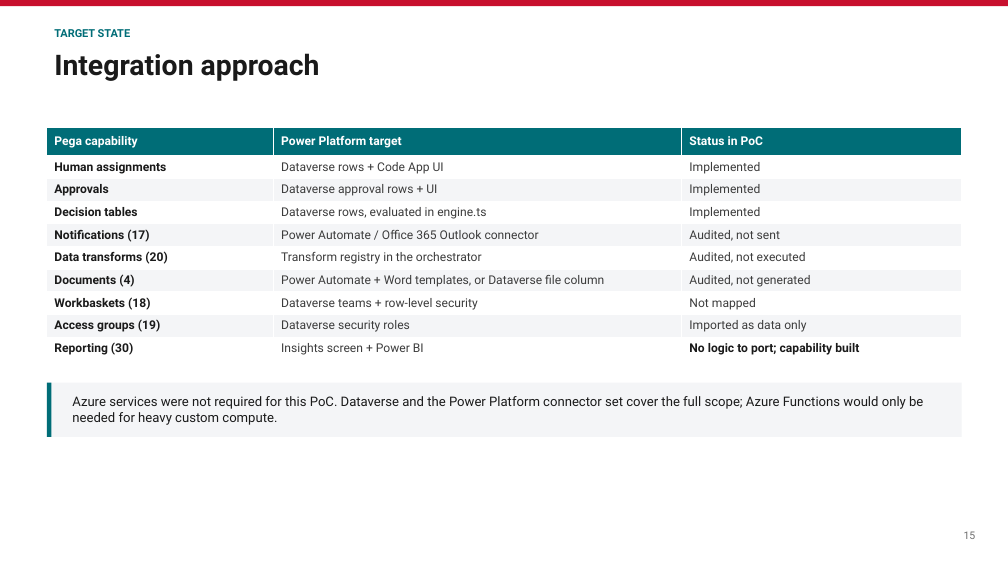
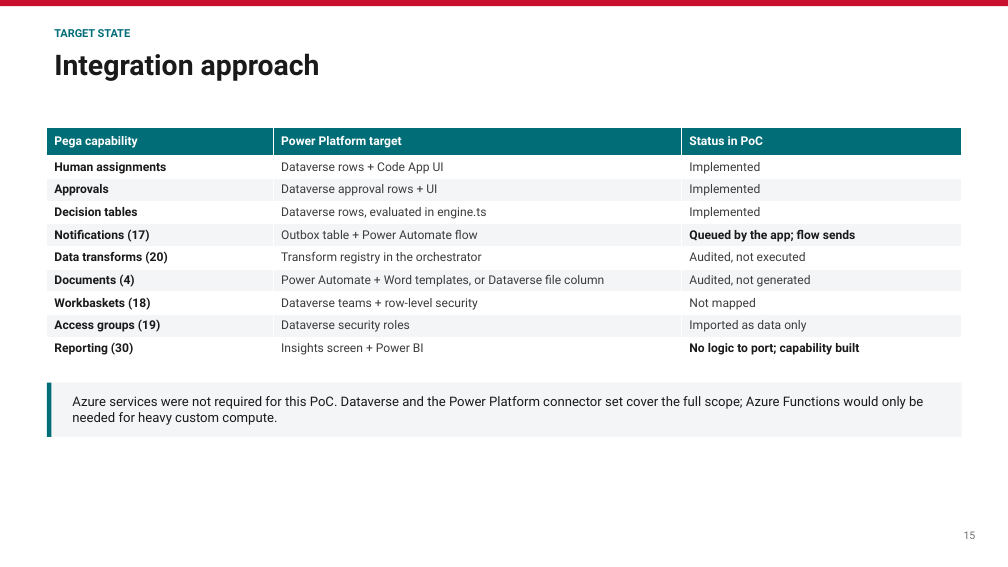
Before and after one commit to parclarke/LDD, a slide deck: slide 15 of lending-due-diligence-app/docs/Pega-to-PowerPlatform-Migration-PoC.pptx. Drawn at 1008x567 pixels with LibreOffice and Linux fonts; fonts in the diff are those of the drawing. Boxes give left, top, right and bottom in pixels: in the first picture for what was removed or moved away, otherwise in the second. Text is boxed around its words. In the diff, an @@ line names an element or a change of style, - is before the commit and + after.

```diff
--- a/lending-due-diligence-app/docs/Pega-to-PowerPlatform-Migration-PoC.pptx
+++ b/lending-due-diligence-app/docs/Pega-to-PowerPlatform-Migration-PoC.pptx
@@ table at (47, 127, 962, 360) @@
-row 5, column 2: Power Automate / Office 365 Outlook connector
+row 5, column 2: Outbox table + Power Automate flow
-row 5, column 3: Audited, not sent
+row 5, column 3: Queued by the app; flow sends
```
Also in this commit, not shown: 2 other slides changed, 6 other files.
